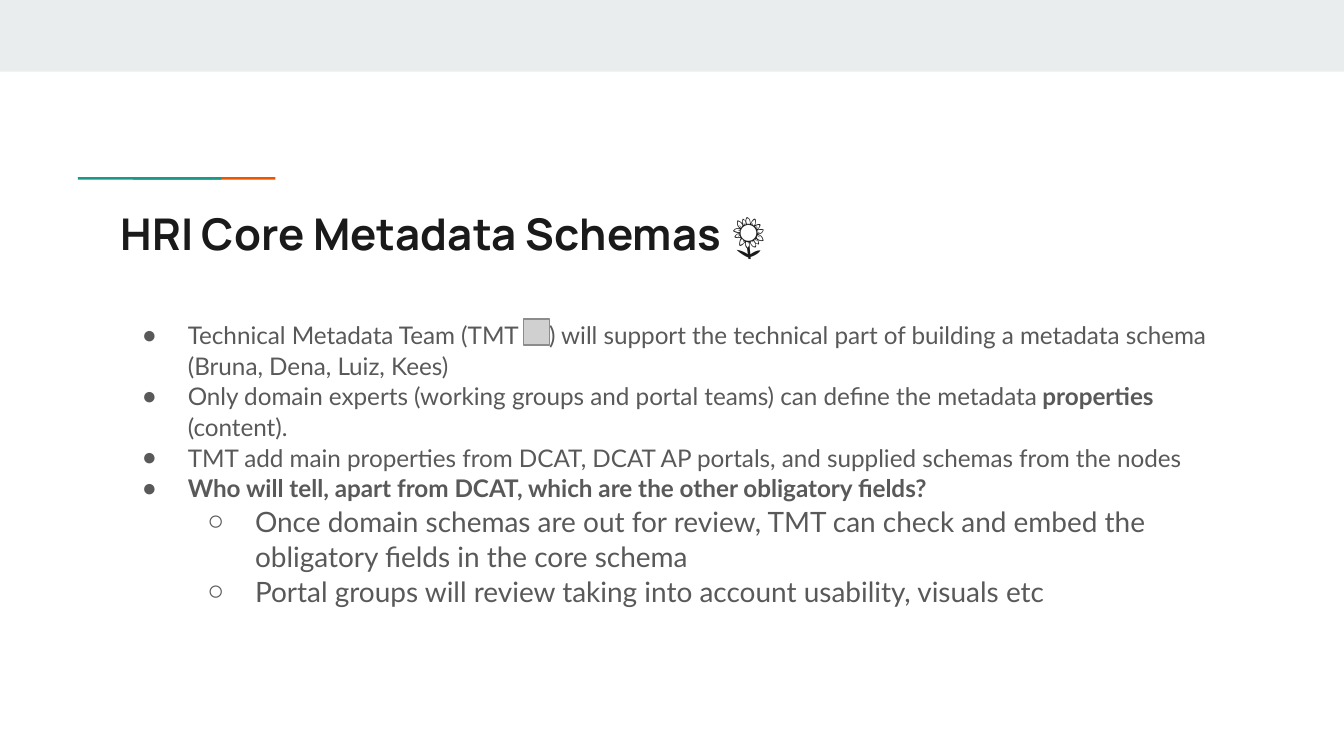
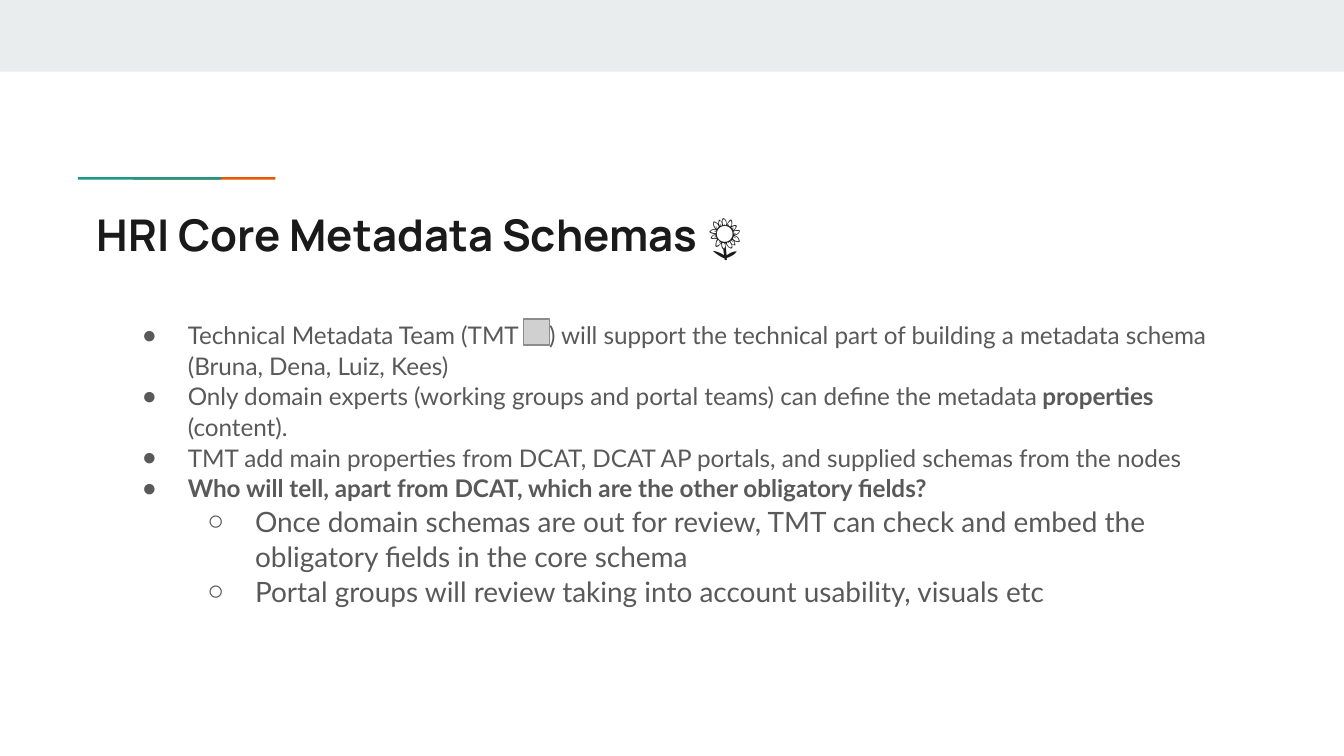
Before and after one commit to Health-RI/health-ri-metadata, a slide deck: slide 9 of Presentations/[DRAFT]HRI_Metadata_Schema_ImagingGroup_KickOff.pptx (slide 10 before the commit). Drawn at 1344x756 pixels with LibreOffice and Linux fonts; fonts in the diff are those of the drawing; grey boxes stand for pictures. Boxes give left, top, right and bottom in pixels: in the first picture for what was removed or moved away, otherwise in the second. Text is boxed around its words. In the diff, an @@ line names an element or a change of style, - is before the commit and + after.

```diff
--- a/Presentations/[DRAFT]HRI_Metadata_Schema_ImagingGroup_KickOff.pptx
+++ b/Presentations/[DRAFT]HRI_Metadata_Schema_ImagingGroup_KickOff.pptx
@@ title "HRI Core Metadata Schemas 🌻": place and size @@
-title "HRI Core Metadata Schemas 🌻" at bbox=[121, 218, 721, 251]
+title "HRI Core Metadata Schemas 🌻" at bbox=[97, 219, 697, 252]
```
Also in this commit, not shown: 8 other slides changed, 2 slides added.
